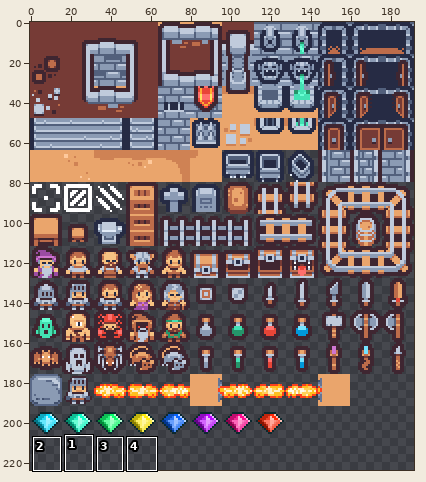
File history of a sprite sheet, img/tilemap_packed.png. The picture above shows the old version from afar; the outline marks the close-up.
Close-up. First the earlier version:
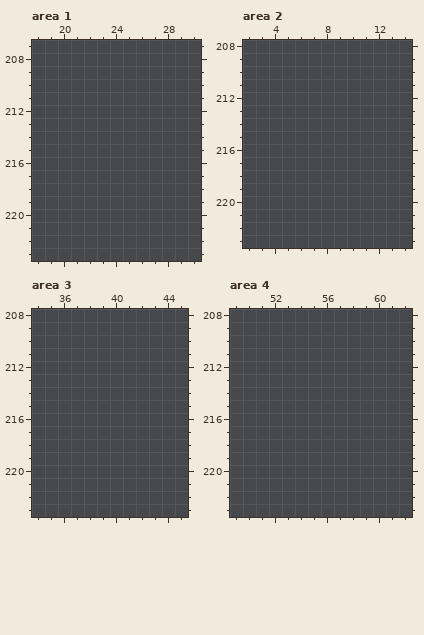
The file is 192x224 pixels. Colours within 5 levels of each other are drawn and written as one. Shown: area 1: x 18..30, y 207..223; area 2: x 2..14, y 208..223; area 3: x 34..45, y 208..223; area 4: x 49..62, y 208..223. The commit also changed other parts of the picture, which this record leaves out.
Palette (. is transparent): 
The same view after the edit:
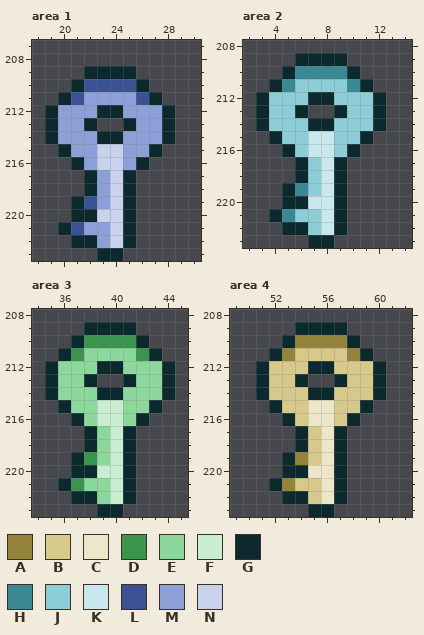
Colours new in this view: A #94833a  B #d7c98c  C #ede6c8  D #3a944e  E #8cd79c  F #c8edd0  G #0c292e  H #3a8894  J #8ccdd7  K #c8e8ed  L #3a5294  M #8ca0d7  N #c8d2ed
Change:
Changed rows in their new state; - is an unchanged pixel.
Area 1:
first column x 19:
209 ---GGGG---
210 --GLLLLG--
211 -GLMMMMLG-
212 GMMMGGMMMG
213 GMMG--GMMG
214 GMMMGGMMMG
215 -GMMNNMMG-
216 --GMNNMG--
217 ---GMNG---
218 ---GMNG---
219 --GLMNG---
220 --GGNNG---
221 -GLMMNG---
222 --GGMNG---
223 ----GG----
Area 2:
first column x 3:
209 ---GGGG---
210 --GHHHHG--
211 -GHJJJJHG-
212 GJJJGGJJJG
213 GJJG--GJJG
214 GJJJGGJJJG
215 -GJJKKJJG-
216 --GJKKJG--
217 ---GJKG---
218 ---GJKG---
219 --GHJKG---
220 --GGKKG---
221 -GHJJKG---
222 --GGJKG---
223 ----GG----
Area 3:
first column x 35:
209 ---GGGG---
210 --GDDDDG--
211 -GDEEEEDG-
212 GEEEGGEEEG
213 GEEG--GEEG
214 GEEEGGEEEG
215 -GEEFFEEG-
216 --GEFFEG--
217 ---GEFG---
218 ---GEFG---
219 --GDEFG---
220 --GGFFG---
221 -GDEEFG---
222 --GGEFG---
223 ----GG----
Area 4:
first column x 51:
209 ---GGGG---
210 --GAAAAG--
211 -GABBBBAG-
212 GBBBGGBBBG
213 GBBG--GBBG
214 GBBBGGBBBG
215 -GBBCCBBG-
216 --GBCCBG--
217 ---GBCG---
218 ---GBCG---
219 --GABCG---
220 --GGCCG---
221 -GABBCG---
222 --GGBCG---
223 ----GG----
Pixel boxes of the changes (left, top, right, bottom) in both close-ups:
added: (45, 66, 175, 261)
added: (256, 53, 386, 248)
added: (45, 322, 175, 517)
added: (256, 322, 386, 517)
